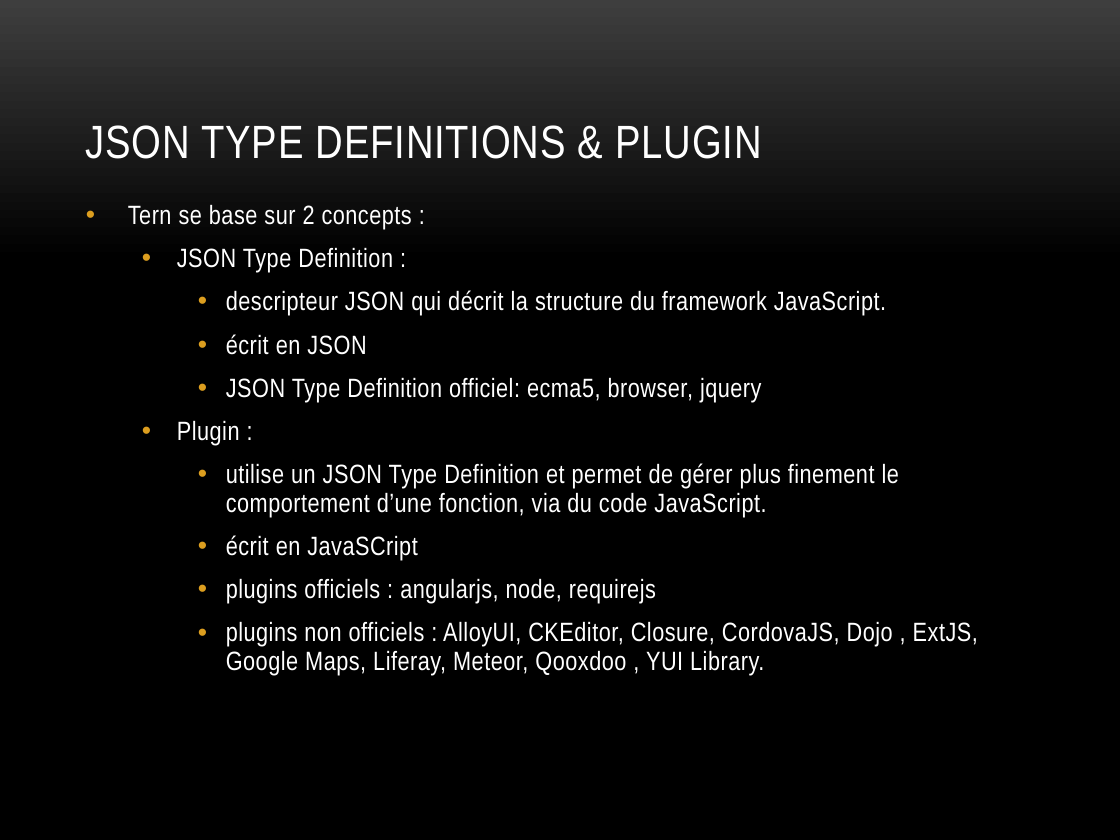
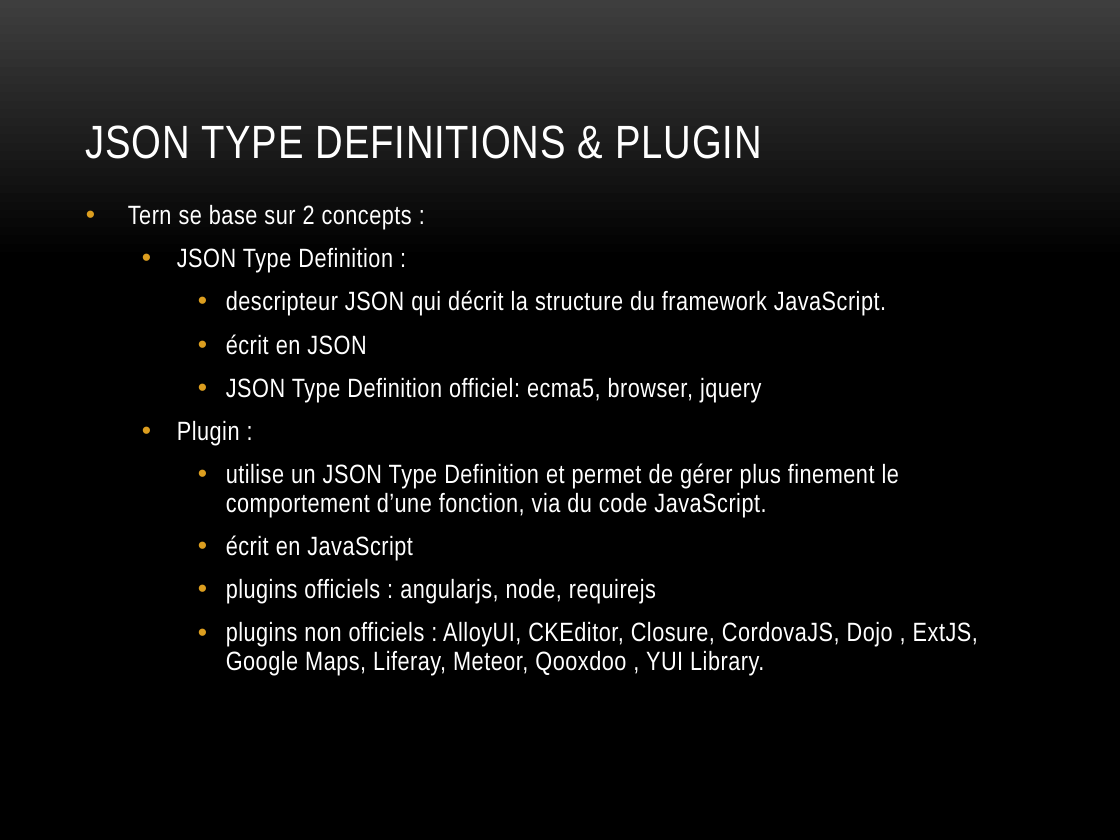
Before and after one commit to angelozerr/tern.java, a slide deck: slide 9 of docs/tern.java_fr.pptx. Drawn at 1120x840 pixels with LibreOffice and Linux fonts; fonts in the diff are those of the drawing; background and template pictures are left out. Boxes give left, top, right and bottom in pixels: in the first picture for what was removed or moved away, otherwise in the second. Text is boxed around its words. In the diff, an @@ line names an element or a change of style, - is before the commit and + after.

```diff
--- a/docs/tern.java_fr.pptx
+++ b/docs/tern.java_fr.pptx
@@ text at (226, 535, 413, 560): text changed @@
-    • écrit en JavaSCript
+    • écrit en JavaScript
```
Also in this commit, not shown: 4 other slides changed, 3 slides added.
